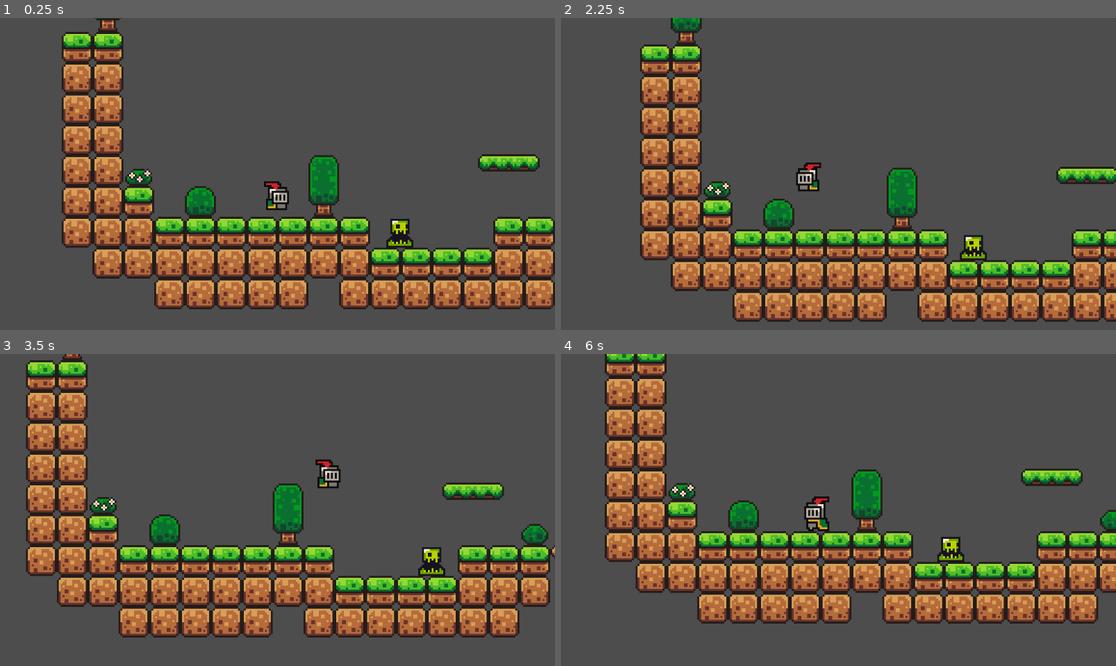
Above: before the commit, frames 1-4 (two rows, left to right).
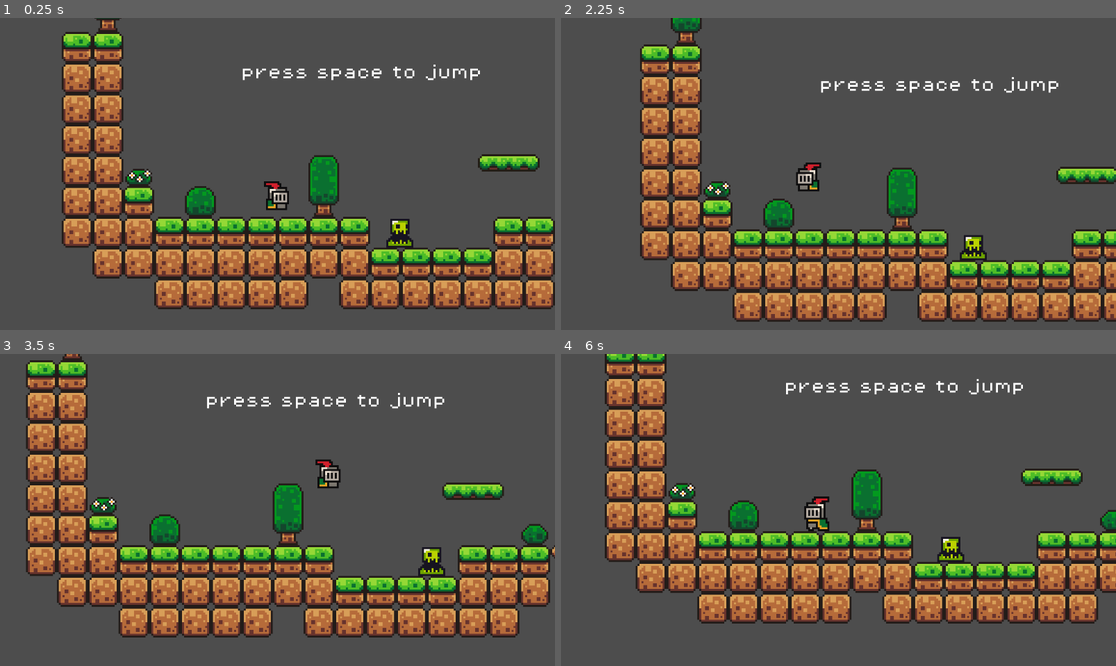
Above: after the commit, the same moments.

Repository: MevyDev/godot-brackeys-tutorial-2d
Game: Godot game, scene res://levels/level1/level_1.tscn
Same seed, same stepped clock (60 frames per second), same inputs: the game is played once before the commit and once after it.
Inputs:
- Up to frame 1 (0.25 s): no input
- Up to frame 2 (2.25 s): tap Space (jump) at 0.5, 0.6, 0.77, 1.07, 1.25, 1.35, 1.52, 1.82, 2, 2.1 s; hold S (move_right) 0.53-2.03 s; hold A (move_left) from 2.03 s (still down)
- Up to frame 3 (3.5 s): tap Space (jump) at 2.75, 2.85, 3.02, 3.32 s; release A (move_left) at 2.78 s; hold S (move_right) from 2.78 s (still down)
- Up to frame 4 (6 s): tap Space (jump) at 3.5, 3.6, 3.77, 4.07, 4.25, 4.35, 4.52, 4.82, 5.1, 5.85 s; release S (move_right) at 4.28 s; hold A (move_left) 4.28-5.03 s; hold S (move_right) 5.03-5.78 s; hold A (move_left) from 5.78 s (still down)

The runs differ from the first frame. In frame 1, 0.5% of the frame differs, in the area x 43-87%, y 14-21%; in frame 2, 0.5%; in frame 3, 0.5%; in frame 4, 0.6%, in the area x 40-84%, y 8-13%.

Commit message:
add help tip to jump

Diff:
--- a/levels/level1/level_1.tscn
+++ b/levels/level1/level_1.tscn
@@ -1,10 +1,11 @@
-[gd_scene load_steps=12 format=4 uid="uid://q3rar41emau5"]
+[gd_scene load_steps=13 format=4 uid="uid://q3rar41emau5"]
 
 [ext_resource type="Texture2D" uid="uid://bxlpusgt2rex8" path="res://assets/sprites/world_tileset.png" id="1_0fil7"]
 [ext_resource type="PackedScene" uid="uid://bwxs5ls3efb1s" path="res://entities/player/player.tscn" id="1_qqytr"]
 [ext_resource type="PackedScene" uid="uid://d0n8yao4kvl2t" path="res://entities/killzone/killzone.tscn" id="2_d3n5x"]
 [ext_resource type="PackedScene" uid="uid://dv11yfuqkwbjq" path="res://entities/platform/platform.tscn" id="3_dm7n7"]
 [ext_resource type="PackedScene" uid="uid://cio0jmufa8ke0" path="res://entities/enemy/enemy.tscn" id="5_02o5q"]
+[ext_resource type="FontFile" uid="uid://br0fou8846q71" path="res://assets/fonts/PixelOperator8.ttf" id="6_icxts"]
 
 [sub_resource type="TileSetAtlasSource" id="TileSetAtlasSource_dm7n7"]
 texture = ExtResource("1_0fil7")
@@ -250,3 +251,12 @@
 [node name="Enemy" parent="." instance=ExtResource("5_02o5q")]
 position = Vector2(56, 48)
 speed = 30
+
+[node name="Label" type="Label" parent="."]
+offset_left = -19.0
+offset_top = -47.0
+offset_right = 106.0
+offset_bottom = -24.0
+theme_override_fonts/font = ExtResource("6_icxts")
+theme_override_font_sizes/font_size = 8
+text = "press space to jump"
